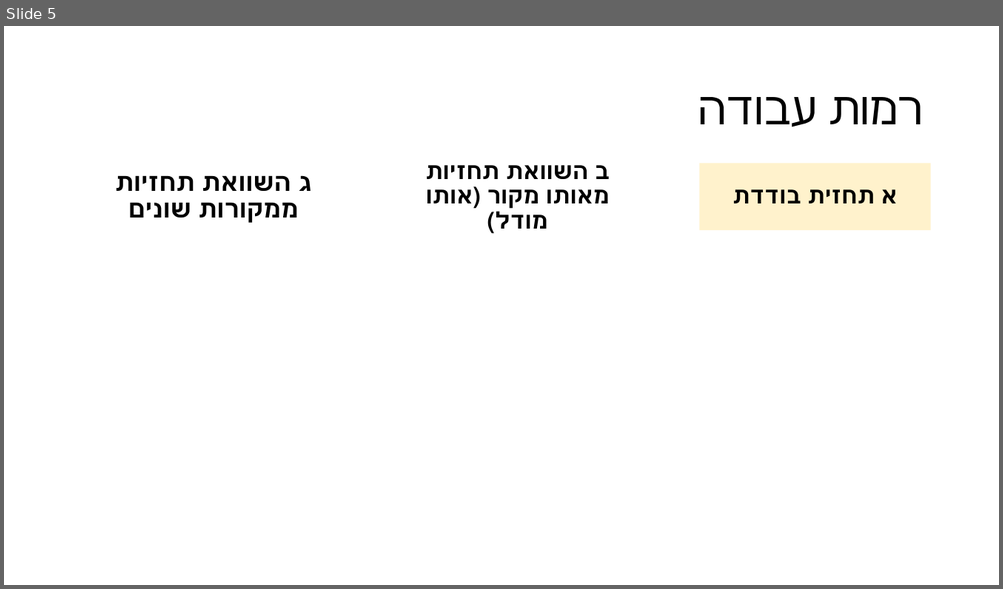
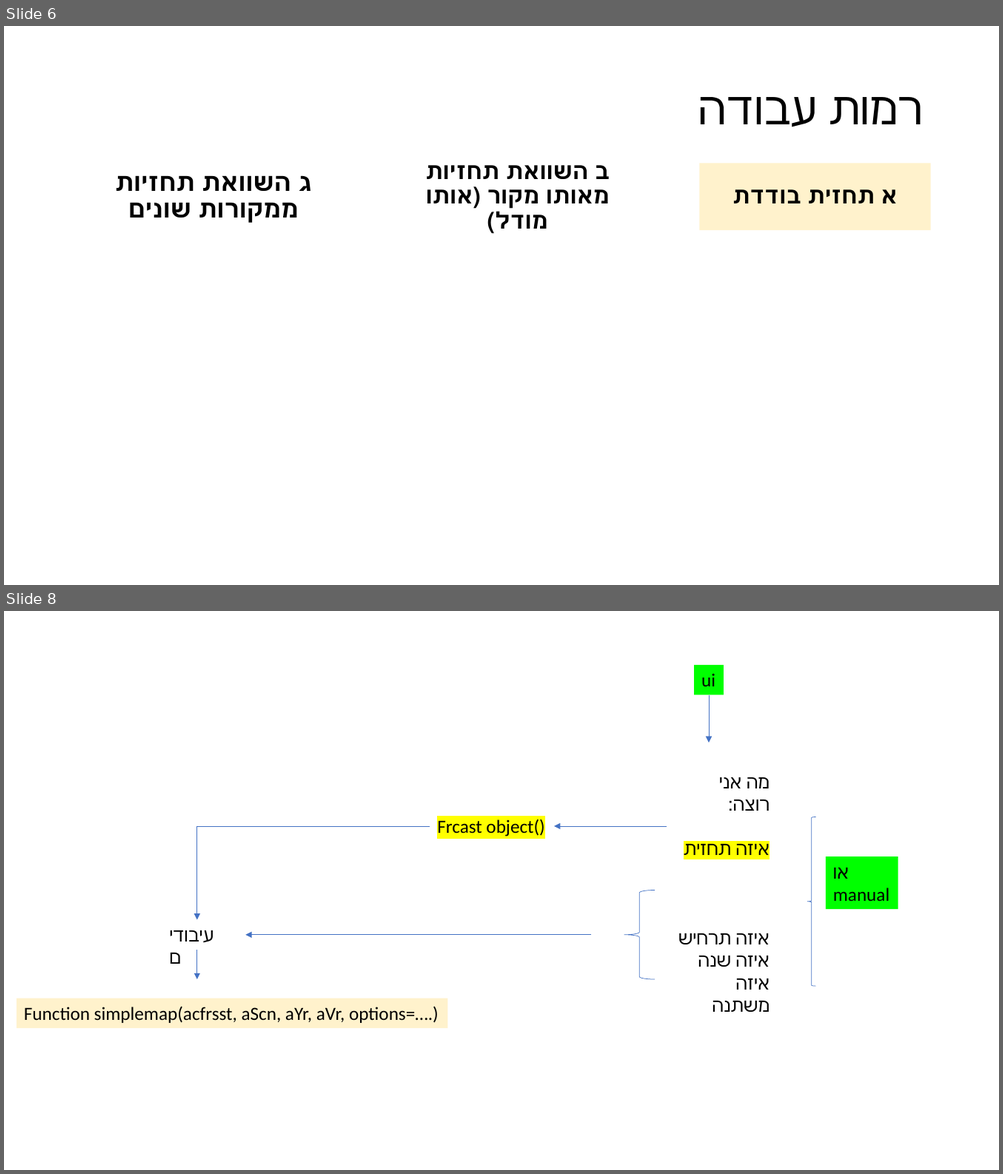
Before and after one commit to MOTRoundTables/ScenarioBank, a slide deck: doc/ScnLibApp.pptx. Shown one above the other, each under a label of ours: slide 5 before the commit, slides 6 and 8 after it; the slides between them are not shown. The pictures are 1003x589 and 1003x1174 pixels, drawn with LibreOffice and Linux fonts; fonts in the diff are those of the drawing. Boxes give left, top, right and bottom in pixels: in the first picture for what was removed or moved away, otherwise in the second. Text is boxed around its words. In the diff, an @@ line names an element or a change of style, - is before the commit and + after.

```diff
--- a/doc/ScnLibApp.pptx
+++ b/doc/ScnLibApp.pptx
@@ slide 8 added at (4,611,999,1170), background #FFFFFF @@
@@ rectangle added at (694,665,723,695), fill #00FF00, 18 pt, text #000000 @@
+ui
@@ arrow added from (708, 695) to (708, 742), #4472C4 0.5 pt @@
@@ text added at (678,777,769,1012), 18 pt, text #000000 @@
+מה אני רוצה:
+איזה תחזית
+איזה תרחיש
+איזה שנה
+איזה משתנה
@@ elbow arrow added from (430, 826) to (197, 920), #4472C4 0.5 pt @@
@@ text added at (437,819,544,837), 18 pt, text #000000 @@
+Frcast object()
@@ arrow added from (666, 826) to (554, 826), #4472C4 0.5 pt @@
@@ left brace added at (807,817,816,986), outline #4472C4 0.5 pt @@
@@ rectangle added at (825,857,898,909), fill #00FF00, 18 pt, text #000000 @@
+או
+manual
@@ left brace added at (624,891,654,980), outline #4472C4 0.5 pt @@
@@ text added at (162,920,233,950), 18 pt, text #000000 @@
+עיבודים
@@ arrow added from (591, 935) to (246, 935), #4472C4 0.5 pt @@
@@ arrow added from (197, 951) to (197, 980), #4472C4 0.5 pt @@
@@ rectangle added at (17,998,448,1028), fill #FFF2CC, 18 pt, text #000000 @@
+Function simplemap(acfrsst, aScn, aYr, aVr, options=….)
@@ what was slide 5 is now slide 6 @@
```
Also in this commit, not shown: 1 slide changed, 4 other slides added, 6 other files.
